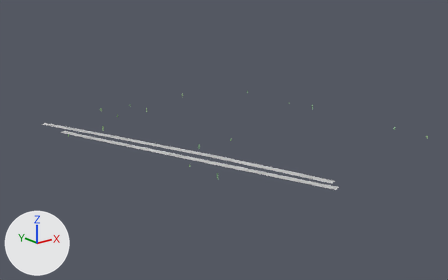
Two versions of the glTF model white-model-six-districts/chunks/136_117_high.glb, one commit apart.
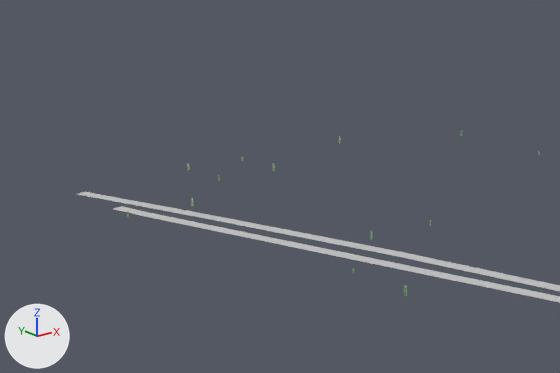
Old and new are each drawn whole from a camera (50 mm lens) standing at (7664.0, -8502.0, 298.0) and looking at (8272.0, -7742.0, -6.0) and again close up on the part from 0% to 67% of the width and 7% to 79% of the height. The lights are fixed; the arrows at lower left show +X, +Y and +Z. The older version's two pictures come first. Vertices at exactly the same position are counted once.

Before the edit, the objects in view are built like this:
```python
me_mesh_0 = bpy.data.meshes.new('Mesh_0')
me_mesh_0.from_pydata(...)  # 152 vertices, 76 faces; spans x 8053.0..8476.0, y -8042.0..-7504.0, z 10.0..26.0
me_mesh_0.materials.append(mat_material_0)
ob_mesh_0 = bpy.data.objects.new('Mesh_0', me_mesh_0)
ob_mesh_0.location = (0.0, 0.0, 0.0)
```
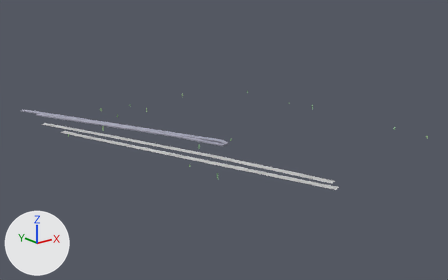
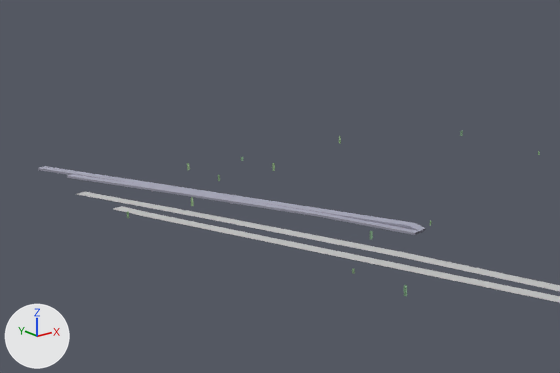
Location of each change, [x1, y1, x2, y2] in pixels of the close-ups (560 x 373 px):
'Mesh_0', reshaped: before [77, 131, 560, 303]; after [38, 131, 560, 303]
part 1 of me_mesh_0, added: after [38, 166, 425, 235]

The change in detail:
me_mesh_0 is used by ob_mesh_0; location (0.0, 0.0, 0.0).
me_mesh_0 had 152 vertices, 76 faces and spanned x 8053.0..8476.0, y -8042.0..-7504.0, z 10.0..26.0.
me_mesh_0 now has 344 vertices, 306 faces and spans x 8053.0..8476.0, y -8042.0..-7410.0, z 10.0..26.0.
Part 1, on me_mesh_0:
192 vertices are added at x 8060.0..8227.0, y -7813.0..-7410.0, z 10.0..18.0.
230 new faces join them.
